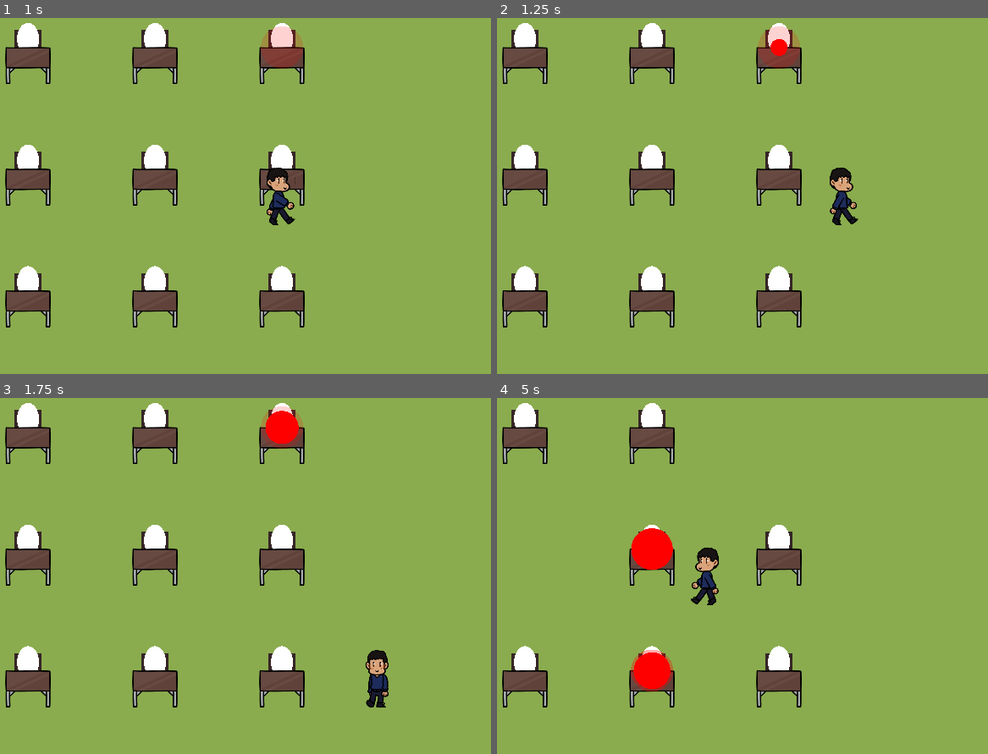
Above: before the commit, frames 1-4 (two rows, left to right).
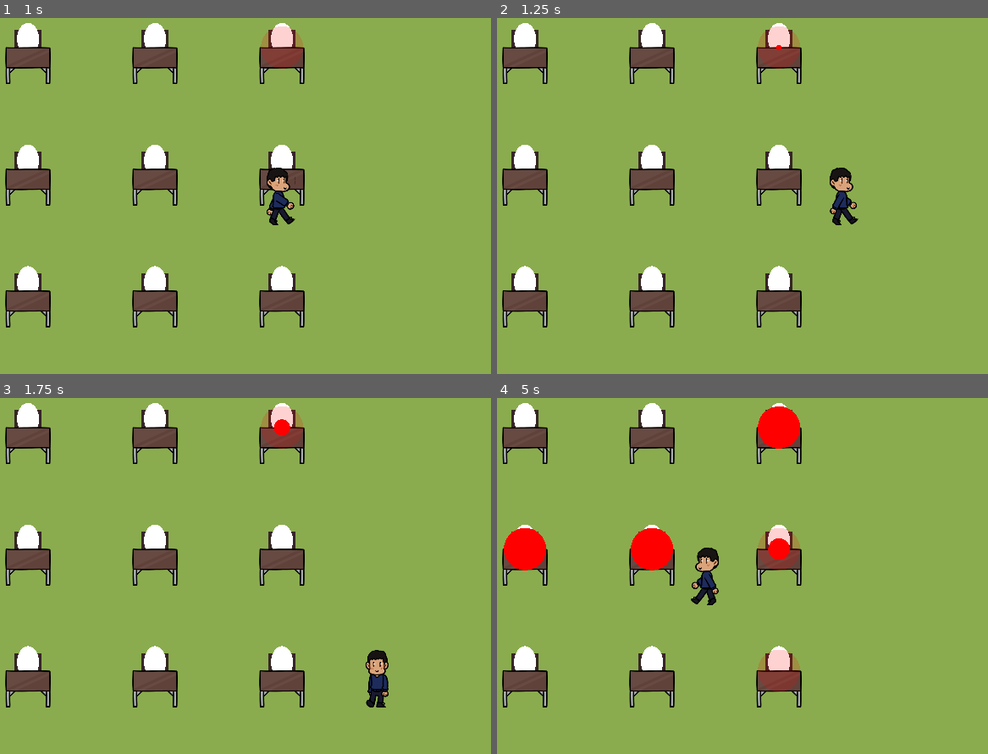
Above: after the commit, the same moments.

Repository: nyaro-p/TheTutorSimulator
Game: Godot game, scene res://Scenes/Classroom.tscn
Two runs of this game, one before a commit and one after it. Both use one fixed random seed, a clock stepped at 60 frames per second and the inputs below.
Inputs:
- Up to frame 1 (1 s): tap Enter at 0.5 s; hold D (move_right) from 0.53 s (still down)
- Up to frame 2 (1.25 s): keep holding D (move_right)
- Up to frame 3 (1.75 s): release D (move_right) at 1.28 s; hold S (move_down) from 1.28 s (still down)
- Up to frame 4 (5 s): release S (move_down) at 2.03 s; hold D (move_right) 2.03-2.78 s; hold W (move_up) 2.78-3.53 s; hold A (move_left) from 3.53 s (still down)

Frame 1 is identical in both runs. In frame 2, 0.1% of the frame differs, in the area x 55-60%, y 5-11%; in frame 3, 0.4%; in frame 4, 4.6%, in the area x 1-63%, y 1-83%.

Commit message:
Update_1
>Sprites replaced with better quality
>Animation for values added/started (?)

Diff:
--- a/Effects/TimeEffect.gd
+++ b/Effects/TimeEffect.gd
@@ -1,11 +1,19 @@
 extends Node2D
 
 onready var mesh = $MeshInstance2D2
-var time = 4.0
+var time = 2.0
 
-func _physics_process(delta):
-	mesh.scale.x = lerp(mesh.scale.x, 1, 2 * delta)
-	mesh.scale.y = mesh.scale.x
+func _ready():
+	var tween := create_tween().set_trans(Tween.TRANS_LINEAR).set_ease(Tween.EASE_IN_OUT)
+	tween.tween_property(mesh, "scale", Vector2(1.0, 1.0), time)
+	tween.connect("finished", self, "finished")
 
-	if mesh.scale.y > 0.99:
-		get_parent().queue_free()
+func finished():
+	print("fin")
+
+#func _physics_process(delta):
+#	mesh.scale.x = lerp(mesh.scale.x, 1, 2 * delta)
+#	mesh.scale.y = mesh.scale.x
+#
+#	if mesh.scale.y > 0.99:
+#		get_parent().queue_free()
--- a/project.godot
+++ b/project.godot
@@ -18,7 +18,6 @@
 
 window/size/width=512
 window/size/height=300
-window/size/fullscreen=true
 window/size/test_width=1024
 window/size/test_height=600
 window/stretch/mode="2d"
Binary file removed: Prefabs/Student/Assets/Student1.png
Not shown, removed: Prefabs/Student/Assets/Student1.png.import
Binary file removed: Prefabs/Student/Assets/Student2.png
Not shown, removed: Prefabs/Student/Assets/Student2.png.import
Binary file removed: Prefabs/Student/Assets/Student3.png
Not shown, removed: Prefabs/Student/Assets/Student3.png.import
Binary file removed: Prefabs/Student/Assets/Student4.png
Not shown, removed: Prefabs/Student/Assets/Student4.png.import
Binary file removed: Prefabs/Student/Assets/Student5.png
Not shown, removed: Prefabs/Student/Assets/Student5.png.import
Binary file removed: Prefabs/Student/Assets/Student6.png
Binary file added: Prefabs/Student/Assets/Students_Spritesheet.png
(and 1 more such lines)
